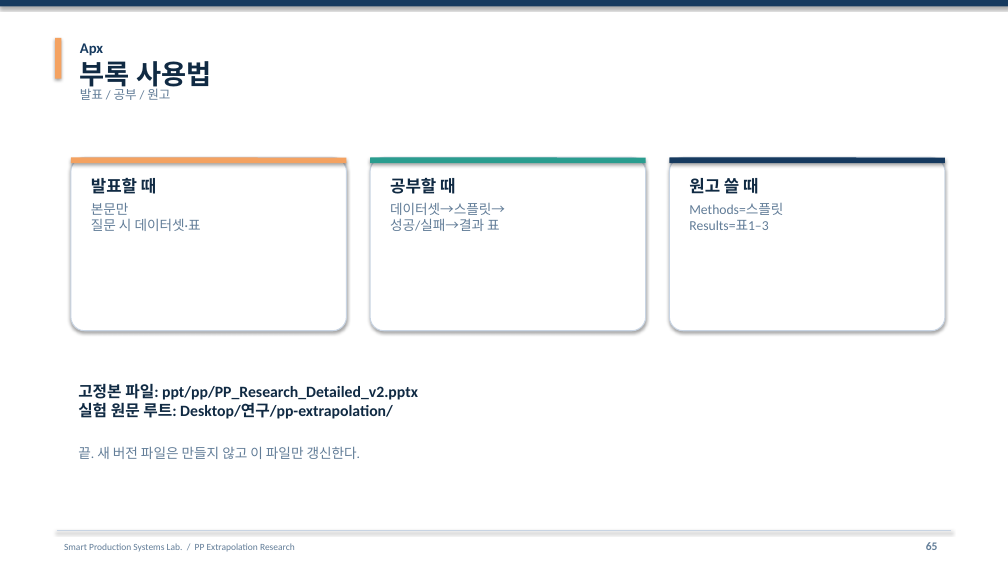
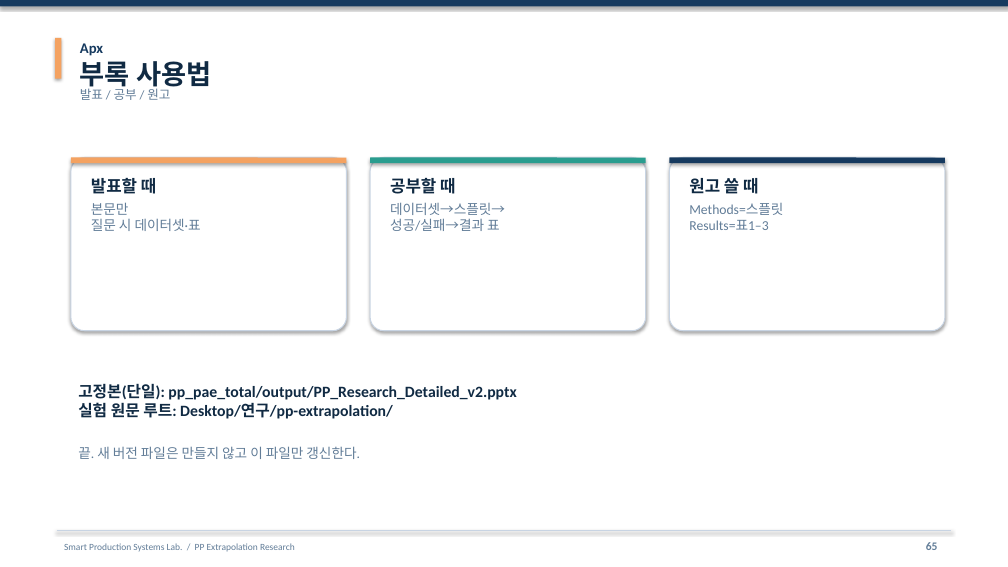
Before and after one commit to amumujs-create/pp_pae_total, a slide deck: slide 65 of output/PP_Research_Detailed_v2.pptx. Drawn at 1008x567 pixels with LibreOffice and Linux fonts; fonts in the diff are those of the drawing. Boxes give left, top, right and bottom in pixels: in the first picture for what was removed or moved away, otherwise in the second. Text is boxed around its words. In the diff, an @@ line names an element or a change of style, - is before the commit and + after.

```diff
--- a/output/PP_Research_Detailed_v2.pptx
+++ b/output/PP_Research_Detailed_v2.pptx
@@ text at (x1=78, y1=383, x2=516, y2=400): text changed @@
-고정본 파일: ppt/pp/PP_Research_Detailed_v2.pptx
+고정본(단일): pp_pae_total/output/PP_Research_Detailed_v2.pptx
```
Also in this commit, not shown: 1 other slide changed, 3 other files.
